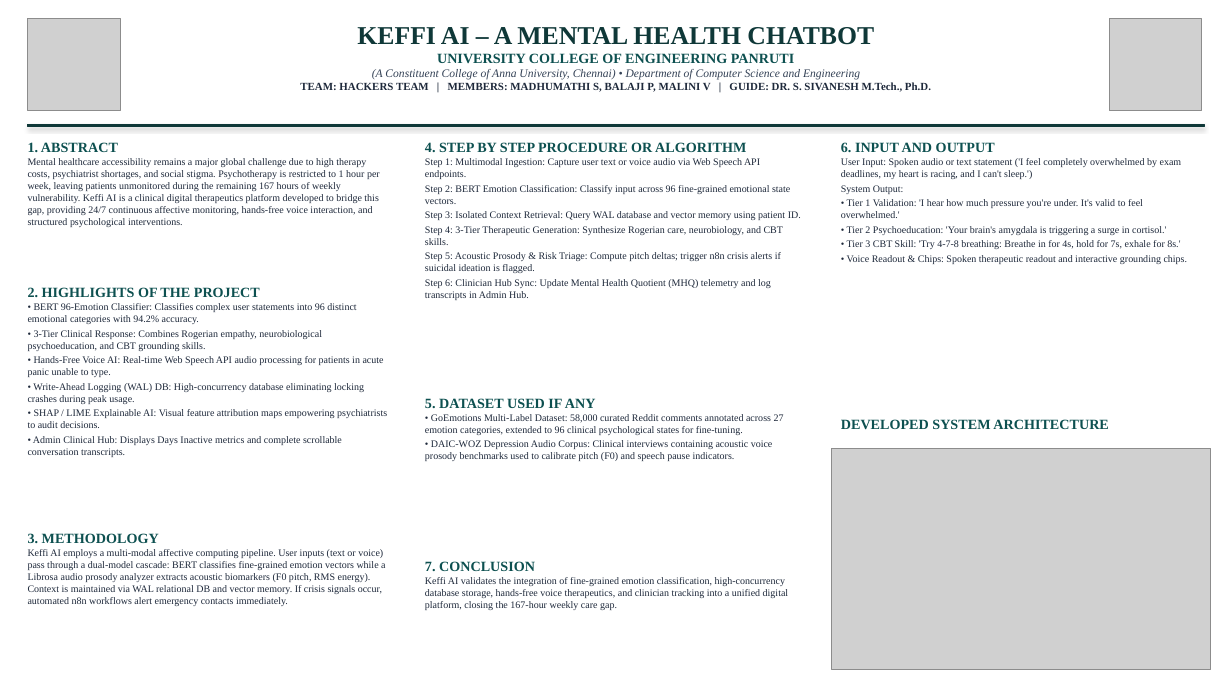
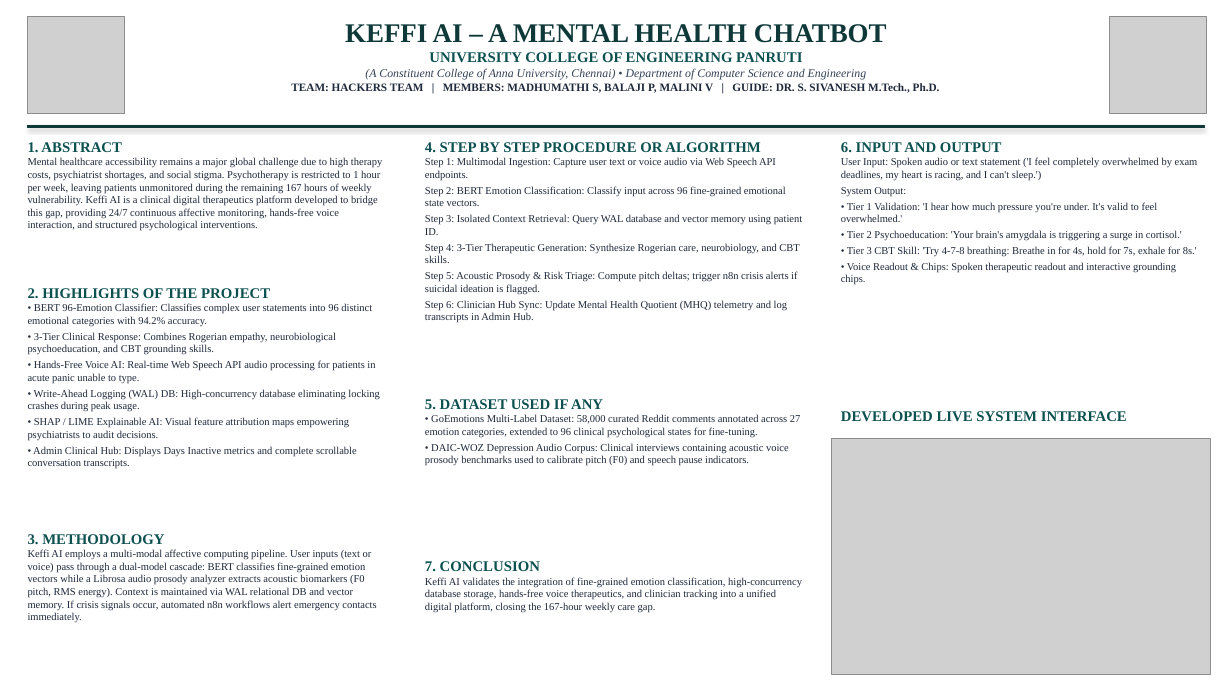
Before and after one commit to balajikrishnan031/Keffi-Test, a slide deck: slide 1 of Final_Submission_Pack/3_Project_Poster.pptx. Drawn at 1232x693 pixels with LibreOffice and Linux fonts; fonts in the diff are those of the drawing; grey boxes stand for pictures. Boxes give left, top, right and bottom in pixels: in the first picture for what was removed or moved away, otherwise in the second. Text is boxed around its words. In the diff, an @@ line names an element or a change of style, - is before the commit and + after.

Commit message:
Replace poster image with new user live landing UI screenshot and scale Times New Roman layout to fill page beautifully for PDF and PPTX

```diff
--- a/Final_Submission_Pack/3_Project_Poster.pptx
+++ b/Final_Submission_Pack/3_Project_Poster.pptx
@@ picture: place and size @@
-picture at [28,18,120,111]
+picture at [28,17,125,114]
@@ text "KEFFI AI – A MENTAL ..." at [291,24,940,93]: size 20 to 21 pt in "KEFFI AI – A MENTAL HEALTH CHATBOT"; size 11 to 11.5 pt in "UNIVERSITY COLLEGE OF ENGINEERING PANRUTI"; size 9 to 9.2 pt in "(A Constituent College of Anna University, Chennai) ..."; size 8.5 to 8.8 pt in "TEAM: HACKERS TEAM | MEMBERS: MADHUMATHI S, ..." @@
@@ picture: place and size @@
-picture at [1109,18,1202,111]
+picture at [1109,17,1206,114]
@@ text "1. ABSTRACT" at [28,142,382,231]: size 11 to 11.5 pt in "1. ABSTRACT"; size 7.8 to 8.2 pt @@
@@ text "4. STEP BY STEP PROCEDURE ..." at [425,142,802,323]: size 11 to 11.5 pt in "4. STEP BY STEP PROCEDURE OR ALGORITHM"; size 7.8 to 8.2 pt @@
@@ text "6. INPUT AND OUTPUT" at [841,142,1198,285]: size 11 to 11.5 pt in "6. INPUT AND OUTPUT"; size 7.8 to 8.2 pt @@
@@ text "2. HIGHLIGHTS OF THE PROJECT" at [28,288,379,469]: size 11 to 11.5 pt in "2. HIGHLIGHTS OF THE PROJECT"; size 7.8 to 8.2 pt @@
@@ text "5. DATASET USED IF ANY" at [425,399,800,466]: size 11 to 11.5 pt in "5. DATASET USED IF ANY"; size 7.8 to 8.2 pt @@
@@ text at [841,411,1127,422]: text changed; size 11 to 11.5 pt @@
-DEVELOPED SYSTEM ARCHITECTURE
+DEVELOPED LIVE SYSTEM INTERFACE
@@ picture: place and size @@
-picture at [832,448,1211,670]
+picture at [832,439,1211,675]
@@ text "3. METHODOLOGY" at [28,534,376,623]: size 11 to 11.5 pt in "3. METHODOLOGY"; size 7.8 to 8.2 pt @@
@@ text "7. CONCLUSION" at [425,561,802,613]: size 11 to 11.5 pt in "7. CONCLUSION"; size 7.8 to 8.2 pt @@
```
Also in this commit, not shown: 6 other files.
